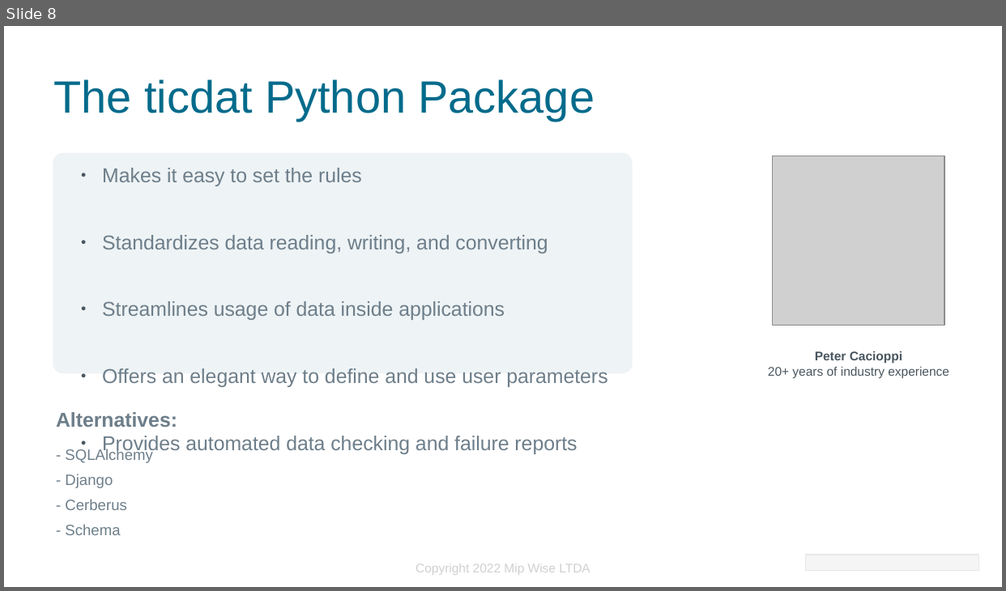
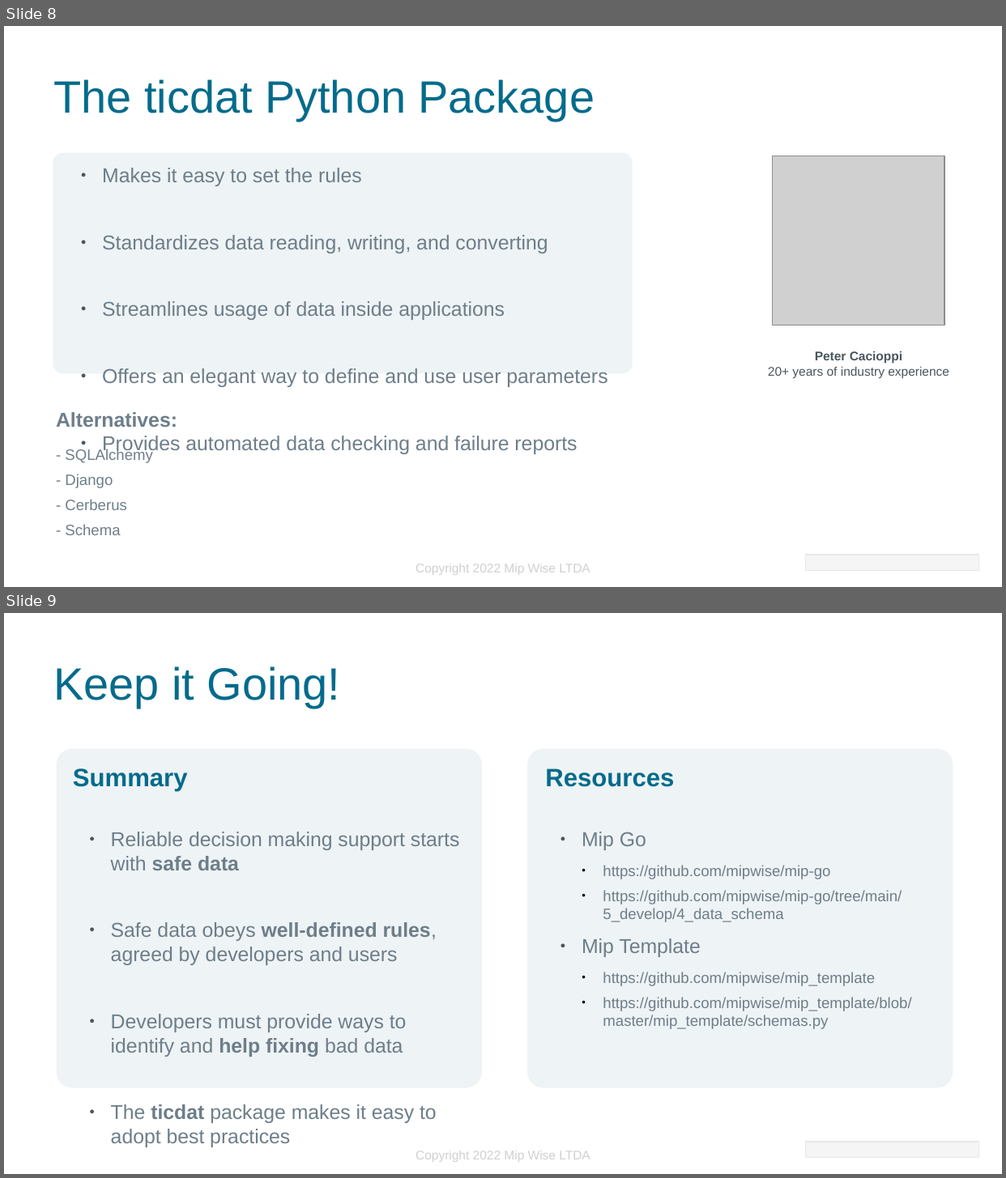
Before and after one commit to mipwise/workshop-data-validation, a slide deck: docs/data-validation-workshop.odp. Shown one above the other, each under a label of ours: slide 8 before the commit, slides 8 and 9 after it. The pictures are 1006x591 and 1006x1178 pixels, drawn with LibreOffice and Linux fonts; fonts in the diff are those of the drawing; grey boxes stand for pictures. Boxes give left, top, right and bottom in pixels: in the first picture for what was removed or moved away, otherwise in the second. Text is boxed around its words. In the diff, an @@ line names an element or a change of style, - is before the commit and + after.

Commit message:
docs: add a summary slide

```diff
--- a/docs/data-validation-workshop.odp
+++ b/docs/data-validation-workshop.odp
@@ slide 9 added at [4,613,1002,1174], background #FFFFFF @@
@@ title added at [54,666,341,708], 36 pt, text #036B8B @@
+Keep it Going!
@@ rounded rectangle added at [57,749,482,1088], fill #C5D6DD at 28% opacity @@
@@ rounded rectangle added at [527,749,953,1088], fill #C5D6DD at 28% opacity @@
@@ text added at [73,769,188,791], 20 pt, text #036B8B, bold @@
+Summary
@@ text added at [545,769,674,787], 20 pt, text #036B8B, bold @@
+Resources
@@ text added at [111,832,460,1148], 16 pt, text #6D7E8A @@
+● Reliable decision making support starts with safe data
+● Safe data obeys well-defined rules, agreed by developers and users
+● Developers must provide ways to identify and help fixing bad data
+● The ticdat package makes it easy to adopt best practices
@@ text added at [582,832,911,1029], 12 pt, text #6D7E8A @@
+● Mip Go
+  ● https://github.com/mipwise/mip-go
+  ● https://github.com/mipwise/mip-go/tree/main/5_develop/4_data_schema
+● Mip Template
+  ● https://github.com/mipwise/mip_template
+  ● https://github.com/mipwise/mip_template/blob/master/mip_template/schemas.py
@@ rectangle added at [798,1134,987,1166], fill #FFFFFF at 80% opacity @@
@@ picture added at [805,1142,979,1157] @@
@@ text added at [415,1152,590,1162], 10 pt, text #D0D0D0 @@
+Copyright 2022 Mip Wise LTDA
```
